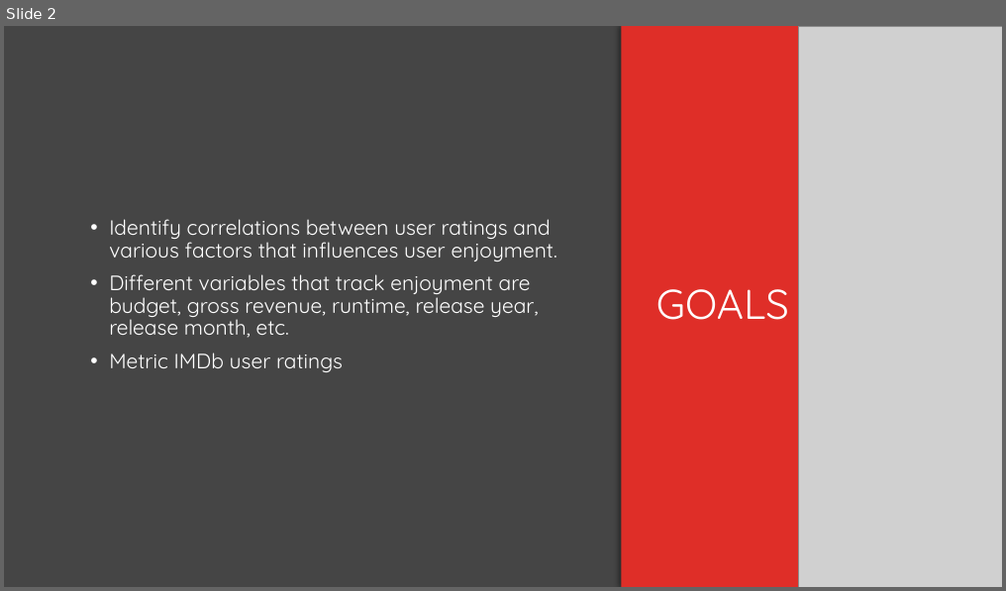
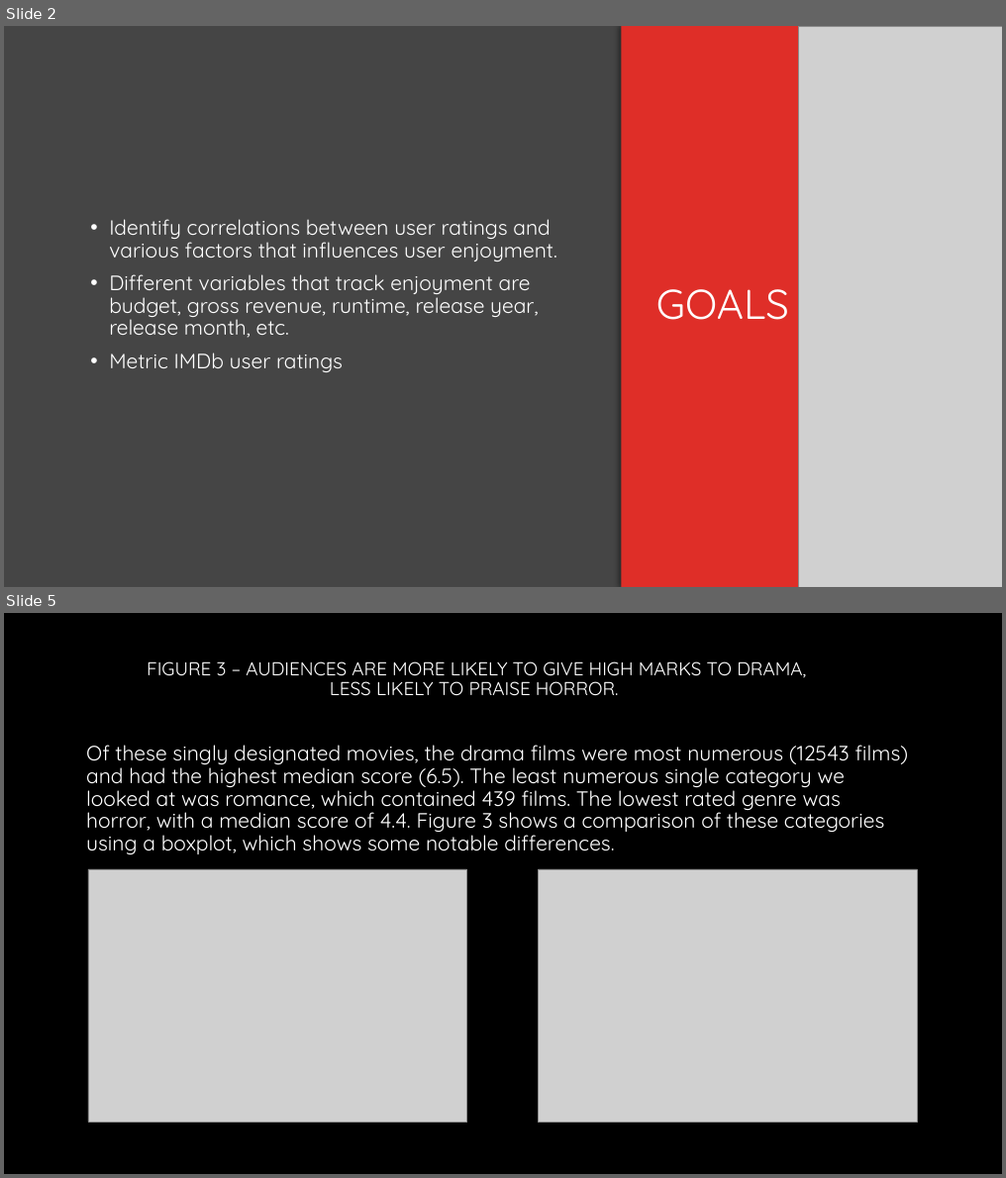
Before and after one commit to gspahlin/Movie_analysis, a slide deck: Movies.pptx. Shown one above the other, each under a label of ours: slide 2 before the commit, slides 2 and 5 after it; the slides between them are not shown. The pictures are 1006x591 and 1006x1178 pixels, drawn with LibreOffice and Linux fonts; fonts in the diff are those of the drawing; grey boxes stand for pictures; background and template pictures are left out. Boxes give left, top, right and bottom in pixels: in the first picture for what was removed or moved away, otherwise in the second. Text is boxed around its words. In the diff, an @@ line names an element or a change of style, - is before the commit and + after.

```diff
--- a/Movies.pptx
+++ b/Movies.pptx
@@ slide 5 added at <box>4,613,1002,1174</box>, background #000000 @@
@@ title added at <box>147,662,806,696</box>, 18 pt, text #FFFFFF @@
+FIGURE 3 – AUDIENCES ARE MORE LIKELY TO GIVE HIGH MARKS TO DRAMA, LESS LIKELY TO PRAISE HORROR.
@@ text added at <box>86,745,909,856</box>, 20 pt, text #FFFFFF @@
+Of these singly designated movies, the drama films were most numerous (12543 films) and had the highest median score (6.5). The least numerous single category we looked at was romance, which contained 439 films. The lowest rated genre was horror, with a median score of 4.4. Figure 3 shows a comparison of these categories using a boxplot, which shows some notable differences.
@@ picture added at <box>88,869,466,1123</box> @@
@@ picture added at <box>539,869,918,1123</box> @@
```
Also in this commit, not shown: 1 slide changed, 4 other slides added, 3 slides removed.
